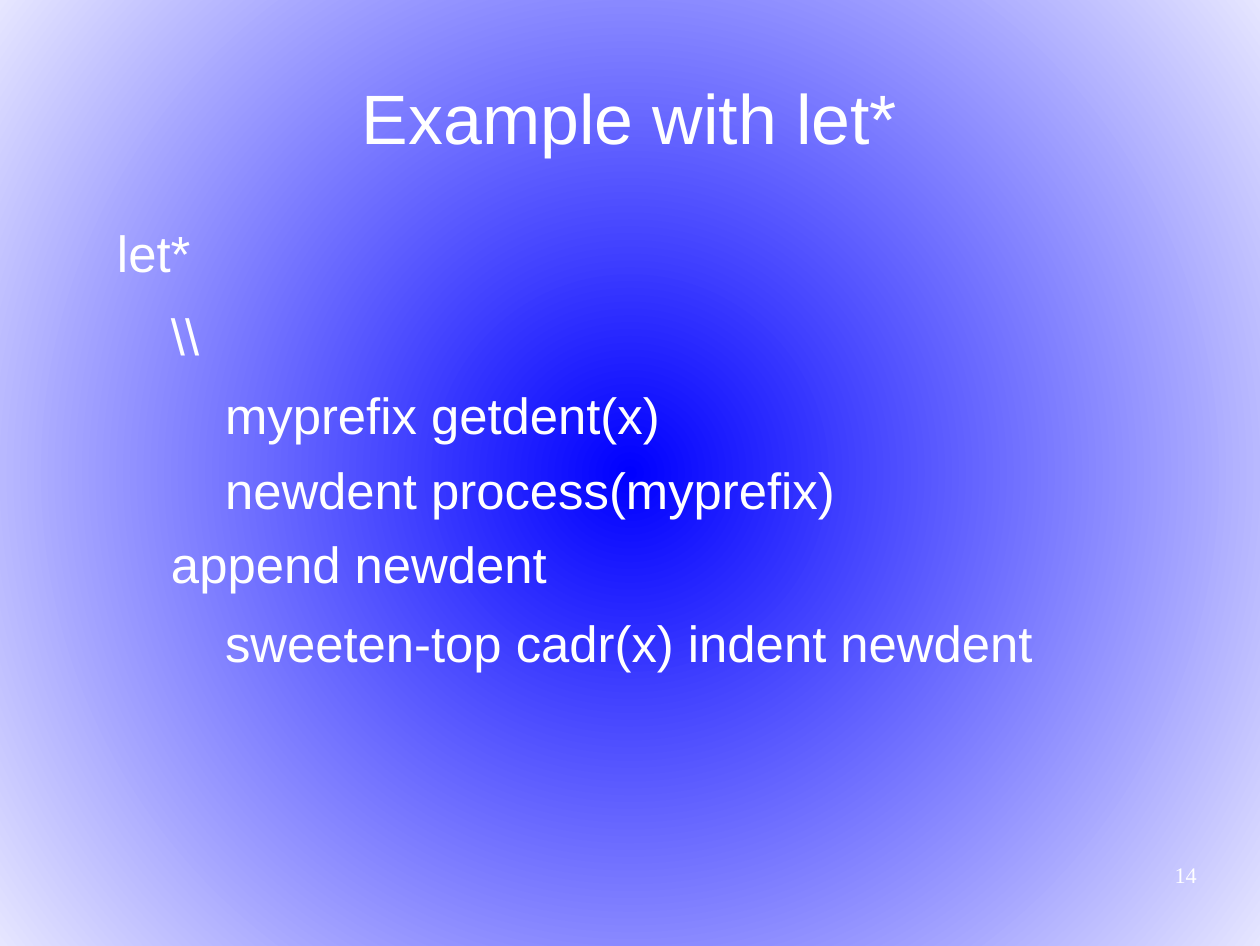
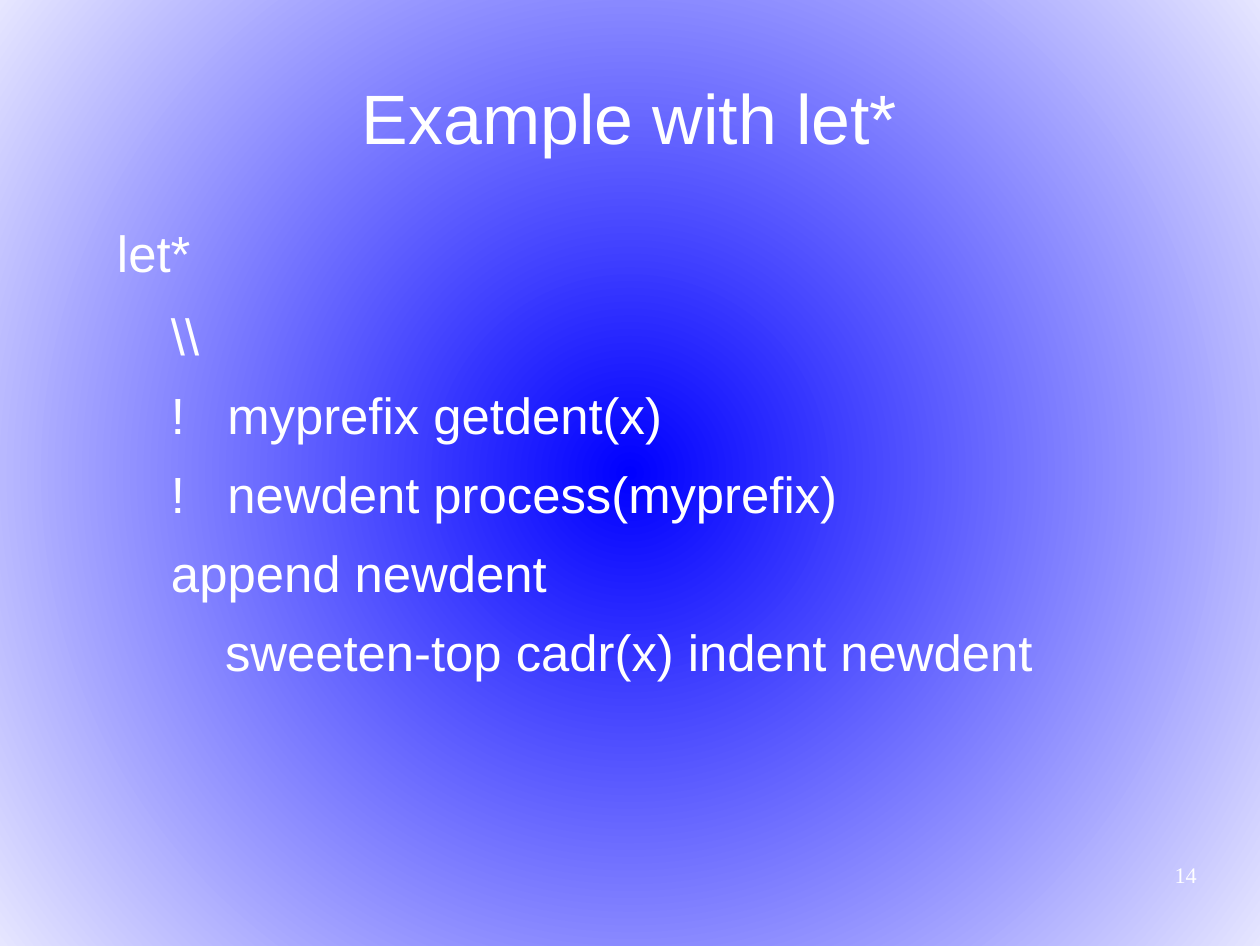
Before and after one commit to martin12333/Readable-Lisp-S-expressions, a slide deck: slide 14 of readable-s-expressions.odp. Drawn at 1260x946 pixels with LibreOffice and Linux fonts; fonts in the diff are those of the drawing. Boxes give left, top, right and bottom in pixels: in the first picture for what was removed or moved away, otherwise in the second. Text is boxed around its words. In the diff, an @@ line names an element or a change of style, - is before the commit and + after.

```diff
--- a/readable-s-expressions.odp
+++ b/readable-s-expressions.odp
@@ text at (227,397,837,524): text changed @@
-    myprefix getdent(x)
-    newdent process(myprefix)
+  ! myprefix getdent(x)
+  ! newdent process(myprefix)
```
Also in this commit, not shown: 13 other slides changed.
